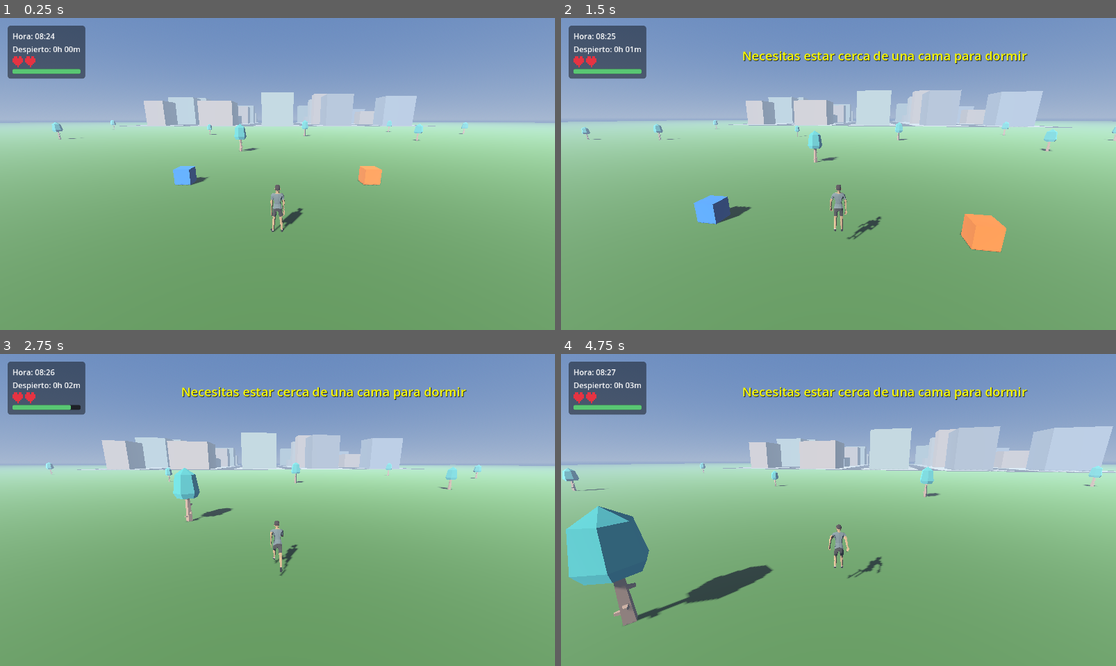
Above: before the commit, frames 1-4 (two rows, left to right).
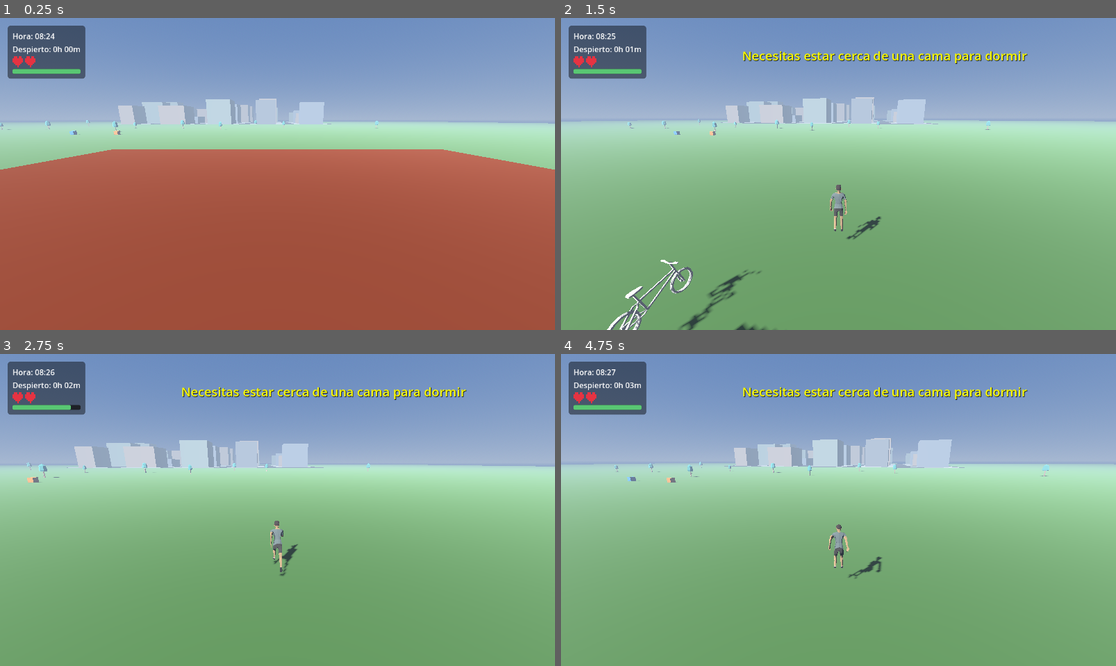
Above: after the commit, the same moments.

Repository: BigBang1010101010/game12
Game: Godot game, scene res://scenes/main.tscn
Same seed, same stepped clock (60 frames per second), same inputs: the game is played once before the commit and once after it.
Inputs (mouse positions are in pixels of both pictures, inside the frame that each line leads up to):
- Up to frame 1 (0.25 s): no input
- Up to frame 2 (1.5 s): tap Enter at 0.5 s; move the mouse to (866, 174) at 0.52 s; hold E (interact) 0.53-1.28 s; hold W (move_forward) from 0.53 s (still down); click (866, 174) at 0.67 s; tap Space (jump) at 0.77 s; move the mouse to (810, 174) at 1.27 s; tap Z (sleep) at 1.35 s
- Up to frame 3 (2.75 s): keep holding W (move_forward); tap Space (jump) at 1.52 s; move the mouse to (288, 503) at 2.02 s; hold Ctrl (sprint) from 2.03 s (still down)
- Up to frame 4 (4.75 s): keep holding W (move_forward); move the mouse to (832, 516) at 2.77 s; release Ctrl (sprint) at 2.78 s; tap Shift at 2.85 s; click (832, 516) at 2.92 s; tap Space (jump) at 3.02, 3.77, 4.52 s; move the mouse to (877, 513) at 3.52 s; hold E (interact) 3.53-4.28 s; move the mouse to (794, 506) at 4.27 s; tap Z (sleep) at 4.35 s

The runs differ from the first frame. In frame 1, 60% of the frame differs, in the area x 0-100%, y 23-100%; in frame 2, 6.1%; in frame 3, 4.2%; in frame 4, 9.7%.

Commit message:
Move the spawn point next to the house and the bicycle
The player spawned at the world origin, 65 units from the house and the
bike. It now starts at (50, 44), just outside the house's doorway (the
door is on the south wall at world z=46.85, centred on x=50), and the
bicycle moved from (44, 44) to (47, 43) so both are within a few steps.
The bicycle moved rather than the house, so the bed placed inside the
house stays where it is.

Verified in the real scene:
- spawn holds still: position (50.00, 0.90, 44.00) after 90 physics
  frames, drift 0.000, on_floor true at y=0.900 - not sunk and not
  floating
- a capsule query at the spawn point reports no overlapping bodies at
  all, so the player is not stuck inside anything
- walking away works in all four directions: 3.75 of 3.75 expected units
  each, so nothing is blocking the spot
- distances from spawn: house 6.00, bicycle 3.16, bed 7.77
- rendered a screenshot showing the player, the house doorway and the
  bicycle together

Note: TestBox and DraggableBox (the interaction and drag demo objects)
are still at the old origin area and are now a walk away from spawn.
They were left where they are rather than moved on my own initiative.

Diff:
--- a/scenes/main.tscn
+++ b/scenes/main.tscn
@@ -355,7 +355,7 @@
 shape = SubResource("BoxShape3D_roof")
 
 [node name="Player" type="CharacterBody3D" parent="."]
-transform = Transform3D(1, 0, 0, 0, 1, 0, 0, 0, 1, 0, 1, 0)
+transform = Transform3D(1, 0, 0, 0, 1, 0, 0, 0, 1, 50, 1, 44)
 script = ExtResource("1_player")
 
 [node name="CollisionShape3D" type="CollisionShape3D" parent="Player"]
@@ -663,7 +663,7 @@
 script = ExtResource("6_city")
 
 [node name="Bicycle" type="CharacterBody3D" parent="."]
-transform = Transform3D(1, 0, 0, 0, 1, 0, 0, 0, 1, 44, 0.55, 44)
+transform = Transform3D(1, 0, 0, 0, 1, 0, 0, 0, 1, 47, 0.55, 43)
 script = ExtResource("7_bike")
 
 [node name="CollisionShape3D" type="CollisionShape3D" parent="Bicycle"]
